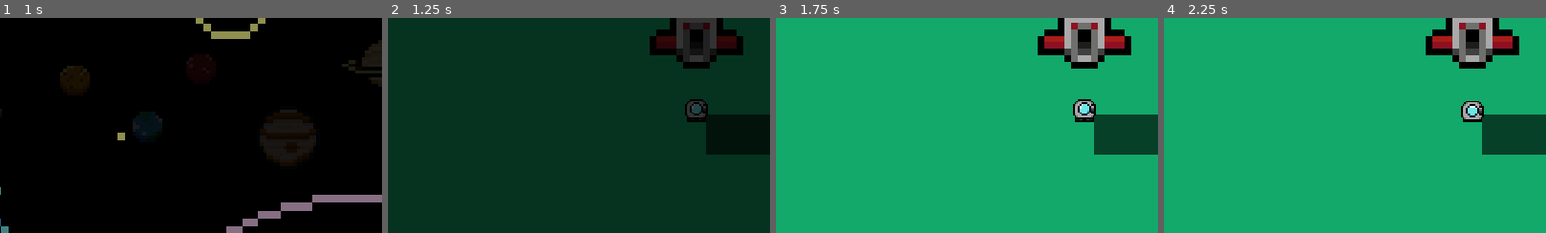
Above: before the commit, frames 1-4 (left to right).
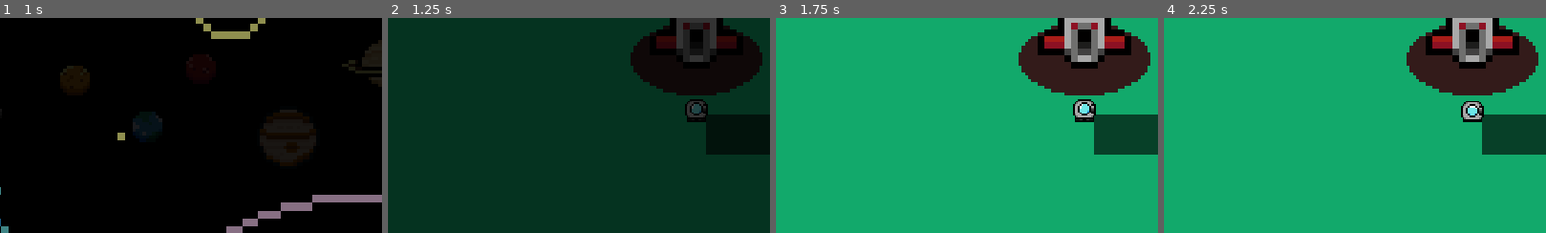
Above: after the commit, the same moments.

Repository: nntnta/Planetary-Rendezvous
Game: Godot game, scene res://main_scene/planet_select.tscn
The game is run twice, just before and just after one commit, with the same random seed, the same clock (stepped at 60 frames per second) and the same inputs. This scene is started directly instead of the project's main scene.
Inputs (mouse positions are % of the whole screen's width and height, from its top left):
- Up to frame 1 (1 s): click (29, 53) at 0.5 s
- Up to frame 2 (1.25 s): no input
- Up to frame 3 (1.75 s): click (5, 90) at 1.25 s
- Up to frame 4 (2.25 s): click (13, 90) at 2 s
The pictures show only the part of the screen within x 10-60%, y 28-78%; the shares and areas given below are measured in that part.

Frame 1 is identical in both runs. In frame 2, 5.4% of the frame differs, in the area x 63-98%, y 3-36%; in frame 3, 5.4%; in frame 4, 5.4%.

Commit message:
54

Diff:
--- a/main_scene/start_scene.tscn
+++ b/main_scene/start_scene.tscn
@@ -20,34 +20,6 @@
 [ext_resource type="Texture2D" uid="uid://bncqyv4ur5e5x" path="res://pics/inventory_stuff/unique_uranus.png" id="18_acrvp"]
 [ext_resource type="Texture2D" uid="uid://dyjkd7hpqdgn0" path="res://pics/inventory_stuff/unique_venus.png" id="19_a8obm"]
 
-[sub_resource type="Animation" id="Animation_lnjmq"]
-resource_name = "start"
-length = 3.6
-tracks/0/type = "value"
-tracks/0/imported = false
-tracks/0/enabled = true
-tracks/0/path = NodePath("bg:self_modulate")
-tracks/0/interp = 1
-tracks/0/loop_wrap = true
-tracks/0/keys = {
-"times": PackedFloat32Array(0, 3),
-"transitions": PackedFloat32Array(1, 1),
-"update": 0,
-"values": [Color(0, 0, 0, 1), Color(1, 1, 1, 1)]
-}
-tracks/1/type = "value"
-tracks/1/imported = false
-tracks/1/enabled = true
-tracks/1/path = NodePath("Label1:visible")
-tracks/1/interp = 1
-tracks/1/loop_wrap = true
-tracks/1/keys = {
-"times": PackedFloat32Array(0, 3.2),
-"transitions": PackedFloat32Array(1, 1),
-"update": 1,
-"values": [false, true]
-}
-
 [sub_resource type="Animation" id="Animation_v7pin"]
 resource_name = "first"
 tracks/0/type = "value"
@@ -100,6 +72,34 @@
 "transitions": PackedFloat32Array(1),
 "update": 1,
 "values": [false]
+}
+
+[sub_resource type="Animation" id="Animation_lnjmq"]
+resource_name = "start"
+length = 3.6
+tracks/0/type = "value"
+tracks/0/imported = false
+tracks/0/enabled = true
+tracks/0/path = NodePath("bg:self_modulate")
+tracks/0/interp = 1
+tracks/0/loop_wrap = true
+tracks/0/keys = {
+"times": PackedFloat32Array(0, 3),
+"transitions": PackedFloat32Array(1, 1),
+"update": 0,
+"values": [Color(0, 0, 0, 1), Color(1, 1, 1, 1)]
+}
+tracks/1/type = "value"
+tracks/1/imported = false
+tracks/1/enabled = true
+tracks/1/path = NodePath("Label1:visible")
+tracks/1/interp = 1
+tracks/1/loop_wrap = true
+tracks/1/keys = {
+"times": PackedFloat32Array(0, 3.2),
+"transitions": PackedFloat32Array(1, 1),
+"update": 1,
+"values": [false, true]
 }
 
 [sub_resource type="Animation" id="Animation_03ltg"]
--- a/planets/earth/earth.gd
+++ b/planets/earth/earth.gd
@@ -35,11 +35,13 @@
 func _on_takeoff_area_entered(area):
 	if area.is_in_group('player'):
 		Transition.takeOffArea = true
+		$spawn_player/area.frame_coords = Vector2(0,1)
 
 
 func _on_takeoff_area_exited(area):
 	if area.is_in_group('player'):
 		Transition.takeOffArea = false
+		$spawn_player/area.frame_coords = Vector2(0,0)
 
 func mineral_spawn():
 	var i = 0
--- a/planets/earth/earth.tscn
+++ b/planets/earth/earth.tscn
@@ -16,6 +16,7 @@
 [ext_resource type="Texture2D" uid="uid://bncqyv4ur5e5x" path="res://pics/inventory_stuff/unique_uranus.png" id="10_x8o0v"]
 [ext_resource type="Texture2D" uid="uid://b33x7nya0mtbi" path="res://pics/inventory_stuff/unique_neptune.png" id="11_wl36s"]
 [ext_resource type="Texture2D" uid="uid://cv41x0lrgl7bp" path="res://pics/inventory_stuff/unique_pluto.png" id="12_vc5qo"]
+[ext_resource type="Texture2D" uid="uid://2brsiksa131g" path="res://pics/player/takeoff_area.png" id="14_8dftq"]
 
 [sub_resource type="CircleShape2D" id="CircleShape2D_ltwxk"]
 radius = 135.015
@@ -568,6 +569,13 @@
 shape = SubResource("CircleShape2D_b2ml7")
 debug_color = Color(0.419608, 0.603922, 0, 0.419608)
 
+[node name="area" type="Sprite2D" parent="spawn_player"]
+z_index = -1
+position = Vector2(0, -88)
+scale = Vector2(0.5, 0.5)
+texture = ExtResource("14_8dftq")
+vframes = 2
+
 [node name="natural_drops" type="Node2D" parent="."]
 
 [node name="starter_pickaxe" type="Node2D" parent="natural_drops"]
--- a/planets/jupiter/jupiter.gd
+++ b/planets/jupiter/jupiter.gd
@@ -34,11 +34,13 @@
 func _on_takeoff_area_entered(area):
 	if area.is_in_group('player'):
 		Transition.takeOffArea = true
+		$spawn_player/area.frame_coords = Vector2(0,1)
 
 
 func _on_takeoff_area_exited(area):
 	if area.is_in_group('player'):
 		Transition.takeOffArea = false
+		$spawn_player/area.frame_coords = Vector2(0,0)
 
 
 func _on_exit_area_area_entered(area):
--- a/planets/jupiter/jupiter.tscn
+++ b/planets/jupiter/jupiter.tscn
@@ -1,10 +1,11 @@
-[gd_scene load_steps=18 format=3 uid="uid://2fn8jb7l7xpi"]
+[gd_scene load_steps=19 format=3 uid="uid://2fn8jb7l7xpi"]
 
 [ext_resource type="Script" path="res://planets/jupiter/jupiter.gd" id="1_2rx63"]
 [ext_resource type="PackedScene" uid="uid://br5vkv7cpawkf" path="res://enemy/orange_critter.tscn" id="2_pgxa8"]
 [ext_resource type="PackedScene" uid="uid://sc8xm7aym51d" path="res://player/player.tscn" id="2_r5jse"]
 [ext_resource type="Texture2D" uid="uid://bmxowqwctb54t" path="res://pics/bg/mercury_background.png" id="3_m7dp1"]
 [ext_resource type="Texture2D" uid="uid://dpttmph86baid" path="res://pics/player/rocket.png" id="4_meer0"]
+[ext_resource type="Texture2D" uid="uid://2brsiksa131g" path="res://pics/player/takeoff_area.png" id="5_05ejk"]
 [ext_resource type="Script" path="res://planets/jupiter/starter_ranged.gd" id="5_qw25a"]
 [ext_resource type="Texture2D" uid="uid://dqed8q3c778bw" path="res://pics/tools/ranged_weapon.png" id="6_g6px3"]
 [ext_resource type="PackedScene" uid="uid://mm1dfgdynt77" path="res://loots/uniques/unique_reward.tscn" id="8_7ccii"]
@@ -150,6 +151,13 @@
 shape = SubResource("CircleShape2D_xh2ko")
 debug_color = Color(0.419608, 0.603922, 0, 0.419608)
 
+[node name="area" type="Sprite2D" parent="spawn_player"]
+z_index = -1
+position = Vector2(0, -88)
+scale = Vector2(0.5, 0.5)
+texture = ExtResource("5_05ejk")
+vframes = 2
+
 [node name="natural_drops" type="Node2D" parent="."]
 
 [node name="starter_ranged" type="Node2D" parent="natural_drops"]
--- a/planets/mars/mars.gd
+++ b/planets/mars/mars.gd
@@ -25,11 +25,13 @@
 func _on_takeoff_area_entered(area):
 	if area.is_in_group('player'):
 		Transition.takeOffArea = true
+		$spawn_player/area.frame_coords = Vector2(0,1)
 
 
 func _on_takeoff_area_exited(area):
 	if area.is_in_group('player'):
 		Transition.takeOffArea = false
+		$spawn_player/area.frame_coords = Vector2(0,0)
 
 func mineral_spawn():
 	var i = 0
--- a/planets/mars/mars.tscn
+++ b/planets/mars/mars.tscn
@@ -1,9 +1,10 @@
-[gd_scene load_steps=18 format=3 uid="uid://b8y5q7rqiee2v"]
+[gd_scene load_steps=19 format=3 uid="uid://b8y5q7rqiee2v"]
 
 [ext_resource type="Script" path="res://planets/mars/mars.gd" id="1_g8fur"]
 [ext_resource type="PackedScene" uid="uid://sc8xm7aym51d" path="res://player/player.tscn" id="2_ax6wt"]
 [ext_resource type="PackedScene" uid="uid://bc82m3np056ip" path="res://loots/minerals.tscn" id="3_t6x2j"]
 [ext_resource type="Texture2D" uid="uid://bmxowqwctb54t" path="res://pics/bg/mercury_background.png" id="4_ed7jo"]
+[ext_resource type="Texture2D" uid="uid://2brsiksa131g" path="res://pics/player/takeoff_area.png" id="5_ilky5"]
 [ext_resource type="Texture2D" uid="uid://dpttmph86baid" path="res://pics/player/rocket.png" id="5_u4saq"]
 [ext_resource type="Script" path="res://planets/mars/starter_baton.gd" id="6_5yubr"]
 [ext_resource type="Texture2D" uid="uid://dah7umefqolcn" path="res://pics/tools/melee_weapon.png" id="7_hwfxb"]
@@ -162,6 +163,13 @@
 shape = SubResource("CircleShape2D_6vaba")
 debug_color = Color(0.419608, 0.603922, 0, 0.419608)
 
+[node name="area" type="Sprite2D" parent="spawn_player"]
+z_index = -1
+position = Vector2(0, -88)
+scale = Vector2(0.5, 0.5)
+texture = ExtResource("5_ilky5")
+vframes = 2
+
 [node name="natural_drops" type="Node2D" parent="."]
 
 [node name="starter_baton" type="Node2D" parent="natural_drops"]
--- a/planets/mercury/mercury.gd
+++ b/planets/mercury/mercury.gd
@@ -25,11 +25,12 @@
 func _on_takeoff_area_entered(area):
 	if area.is_in_group('player'):
 		Transition.takeOffArea = true
-
+		$spawn_player/area.frame_coords = Vector2(0,1)
 
 func _on_takeoff_area_exited(area):
 	if area.is_in_group('player'):
 		Transition.takeOffArea = false
+		$spawn_player/area.frame_coords = Vector2(0,0)
 
 func mineral_spawn():
 	var i = 0
--- a/planets/mercury/mercury.tscn
+++ b/planets/mercury/mercury.tscn
@@ -1,9 +1,10 @@
-[gd_scene load_steps=11 format=3 uid="uid://daxj17mon6ks8"]
+[gd_scene load_steps=12 format=3 uid="uid://daxj17mon6ks8"]
 
 [ext_resource type="Script" path="res://planets/mercury/mercury.gd" id="1_hgf0m"]
 [ext_resource type="PackedScene" uid="uid://sc8xm7aym51d" path="res://player/player.tscn" id="2_tjwwk"]
 [ext_resource type="PackedScene" uid="uid://bc82m3np056ip" path="res://loots/minerals.tscn" id="3_sigxt"]
 [ext_resource type="Texture2D" uid="uid://bmxowqwctb54t" path="res://pics/bg/mercury_background.png" id="4_4o30c"]
+[ext_resource type="Texture2D" uid="uid://2brsiksa131g" path="res://pics/player/takeoff_area.png" id="5_8d1fi"]
 [ext_resource type="Texture2D" uid="uid://dpttmph86baid" path="res://pics/player/rocket.png" id="5_e35jp"]
 [ext_resource type="PackedScene" uid="uid://mm1dfgdynt77" path="res://loots/uniques/unique_reward.tscn" id="6_qt4dg"]
 
@@ -75,6 +76,13 @@
 shape = SubResource("CircleShape2D_pgr7u")
 debug_color = Color(0.419608, 0.603922, 0, 0.419608)
 
+[node name="area" type="Sprite2D" parent="spawn_player"]
+z_index = -1
+position = Vector2(0, -88)
+scale = Vector2(0.5, 0.5)
+texture = ExtResource("5_8d1fi")
+vframes = 2
+
 [node name="ParallaxBackground" type="ParallaxBackground" parent="."]
 
 [node name="ParallaxLayer" type="ParallaxLayer" parent="ParallaxBackground"]
--- a/planets/neptune/neptune.gd
+++ b/planets/neptune/neptune.gd
@@ -27,11 +27,12 @@
 func _on_takeoff_area_entered(area):
 	if area.is_in_group('player'):
 		Transition.takeOffArea = true
-
+		$spawn_player/area.frame_coords = Vector2(0,1)
 
 func _on_takeoff_area_exited(area):
 	if area.is_in_group('player'):
 		Transition.takeOffArea = false
+		$spawn_player/area.frame_coords = Vector2(0,0)
 
 func neptune_boss_spawn():
 	var boss_spawner = boss.instantiate()
--- a/planets/neptune/neptune.tscn
+++ b/planets/neptune/neptune.tscn
@@ -1,10 +1,11 @@
-[gd_scene load_steps=11 format=3 uid="uid://ddrv3rykexuy"]
+[gd_scene load_steps=12 format=3 uid="uid://ddrv3rykexuy"]
 
 [ext_resource type="Script" path="res://planets/neptune/neptune.gd" id="1_434ty"]
 [ext_resource type="PackedScene" uid="uid://sc8xm7aym51d" path="res://player/player.tscn" id="2_bnsqq"]
 [ext_resource type="PackedScene" uid="uid://bljf8fqb6j11o" path="res://enemy/neptune_boss.tscn" id="3_f1aia"]
 [ext_resource type="Texture2D" uid="uid://bmxowqwctb54t" path="res://pics/bg/mercury_background.png" id="3_r2p6v"]
 [ext_resource type="Texture2D" uid="uid://dpttmph86baid" path="res://pics/player/rocket.png" id="4_ivn7f"]
+[ext_resource type="Texture2D" uid="uid://2brsiksa131g" path="res://pics/player/takeoff_area.png" id="5_hey6s"]
 [ext_resource type="PackedScene" uid="uid://mm1dfgdynt77" path="res://loots/uniques/unique_reward.tscn" id="5_ok0yh"]
 
 [sub_resource type="CircleShape2D" id="CircleShape2D_bkmdn"]
@@ -73,6 +74,13 @@
 shape = SubResource("CircleShape2D_pinvi")
 debug_color = Color(0.419608, 0.603922, 0, 0.419608)
 
+[node name="area" type="Sprite2D" parent="spawn_player"]
+z_index = -1
+position = Vector2(0, -88)
+scale = Vector2(0.5, 0.5)
+texture = ExtResource("5_hey6s")
+vframes = 2
+
 [node name="ParallaxBackground" type="ParallaxBackground" parent="."]
 
 [node name="ParallaxLayer" type="ParallaxLayer" parent="ParallaxBackground"]
--- a/planets/pluto/pluto.gd
+++ b/planets/pluto/pluto.gd
@@ -29,11 +29,13 @@
 func _on_takeoff_area_entered(area):
 	if area.is_in_group('player'):
 		Transition.takeOffArea = true
+		$spawn_player/area.frame_coords = Vector2(0,1)
 
 
 func _on_takeoff_area_exited(area):
 	if area.is_in_group('player'):
 		Transition.takeOffArea = false
+		$spawn_player/area.frame_coords = Vector2(0,0)
 
 func catepillar_spawn():
 	var catepillar_spawner = catepillar.instantiate()
--- a/planets/pluto/pluto.tscn
+++ b/planets/pluto/pluto.tscn
@@ -6,6 +6,7 @@
 [ext_resource type="PackedScene" uid="uid://2siix5tgf0k1" path="res://enemy/catepillar.tscn" id="3_tdwh4"]
 [ext_resource type="Texture2D" uid="uid://dpttmph86baid" path="res://pics/player/rocket.png" id="4_4n3qn"]
 [ext_resource type="PackedScene" uid="uid://mm1dfgdynt77" path="res://loots/uniques/unique_reward.tscn" id="5_sim7w"]
+[ext_resource type="Texture2D" uid="uid://2brsiksa131g" path="res://pics/player/takeoff_area.png" id="5_xhl81"]
 
 [sub_resource type="CircleShape2D" id="CircleShape2D_hot70"]
 radius = 73.03
@@ -75,6 +76,13 @@
 shape = SubResource("CircleShape2D_75exb")
 debug_color = Color(0.419608, 0.603922, 0, 0.419608)
 
+[node name="area" type="Sprite2D" parent="spawn_player"]
+z_index = -1
+position = Vector2(0, -88)
+scale = Vector2(0.5, 0.5)
+texture = ExtResource("5_xhl81")
+vframes = 2
+
 [node name="ParallaxBackground" type="ParallaxBackground" parent="."]
 
 [node name="ParallaxLayer" type="ParallaxLayer" parent="ParallaxBackground"]
--- a/planets/saturn/saturn.gd
+++ b/planets/saturn/saturn.gd
@@ -60,11 +60,13 @@
 func _on_takeoff_area_entered(area):
 	if area.is_in_group('player'):
 		Transition.takeOffArea = true
+		$spawn_player/area.frame_coords = Vector2(0,1)
 
 
 func _on_takeoff_area_exited(area):
 	if area.is_in_group('player'):
 		Transition.takeOffArea = false
+		$spawn_player/area.frame_coords = Vector2(0,0)
 
 func leaf_check():
 	match deflected_dead:
--- a/planets/saturn/saturn.tscn
+++ b/planets/saturn/saturn.tscn
@@ -1,10 +1,11 @@
-[gd_scene load_steps=21 format=3 uid="uid://unvxioa0yyk1"]
+[gd_scene load_steps=22 format=3 uid="uid://unvxioa0yyk1"]
 
 [ext_resource type="Script" path="res://planets/saturn/saturn.gd" id="1_1f5vk"]
 [ext_resource type="PackedScene" uid="uid://sc8xm7aym51d" path="res://player/player.tscn" id="2_38etp"]
 [ext_resource type="PackedScene" uid="uid://cgqtjlhp4xhsg" path="res://enemy/green_critter.tscn" id="3_ewirs"]
 [ext_resource type="Texture2D" uid="uid://bmxowqwctb54t" path="res://pics/bg/mercury_background.png" id="3_tpbgs"]
 [ext_resource type="Texture2D" uid="uid://dpttmph86baid" path="res://pics/player/rocket.png" id="4_4ks05"]
+[ext_resource type="Texture2D" uid="uid://2brsiksa131g" path="res://pics/player/takeoff_area.png" id="5_gnam2"]
 [ext_resource type="Texture2D" uid="uid://wd2av2y68jqg" path="res://pics/tools/banana_altar.png" id="6_55u8p"]
 [ext_resource type="PackedScene" uid="uid://mm1dfgdynt77" path="res://loots/uniques/unique_reward.tscn" id="6_ex8ik"]
 [ext_resource type="Texture2D" uid="uid://dua8yku5045be" path="res://pics/tools/altar_leaves.png" id="7_wrqyk"]
@@ -206,6 +207,13 @@
 shape = SubResource("CircleShape2D_ic4g5")
 debug_color = Color(0.419608, 0.603922, 0, 0.419608)
 
+[node name="area" type="Sprite2D" parent="spawn_player"]
+z_index = -1
+position = Vector2(0, -88)
+scale = Vector2(0.5, 0.5)
+texture = ExtResource("5_gnam2")
+vframes = 2
+
 [node name="ParallaxBackground" type="ParallaxBackground" parent="."]
 
 [node name="ParallaxLayer" type="ParallaxLayer" parent="ParallaxBackground"]
--- a/planets/uranus/uranus.gd
+++ b/planets/uranus/uranus.gd
@@ -27,11 +27,13 @@
 func _on_takeoff_area_entered(area):
 	if area.is_in_group('player'):
 		Transition.takeOffArea = true
+		$spawn_player/area.frame_coords = Vector2(0,1)
 
 
 func _on_takeoff_area_exited(area):
 	if area.is_in_group('player'):
 		Transition.takeOffArea = false
+		$spawn_player/area.frame_coords = Vector2(0,0)
 
 func frostblade_spawn():
 	var frostblade_spawner = frostblade.instantiate()
--- a/planets/uranus/uranus.tscn
+++ b/planets/uranus/uranus.tscn
@@ -1,10 +1,11 @@
-[gd_scene load_steps=18 format=3 uid="uid://cntul2jy054a8"]
+[gd_scene load_steps=19 format=3 uid="uid://cntul2jy054a8"]
 
 [ext_resource type="Script" path="res://planets/uranus/uranus.gd" id="1_xbgjy"]
 [ext_resource type="PackedScene" uid="uid://sc8xm7aym51d" path="res://player/player.tscn" id="2_t4y1b"]
 [ext_resource type="PackedScene" uid="uid://dwlvd0bbp4q81" path="res://player/weapon/ice_covered_frostblade.tscn" id="3_oe72h"]
 [ext_resource type="Texture2D" uid="uid://bmxowqwctb54t" path="res://pics/bg/mercury_background.png" id="3_pn5oo"]
 [ext_resource type="Texture2D" uid="uid://dpttmph86baid" path="res://pics/player/rocket.png" id="4_b6ls2"]
+[ext_resource type="Texture2D" uid="uid://2brsiksa131g" path="res://pics/player/takeoff_area.png" id="5_5ehwe"]
 [ext_resource type="Script" path="res://planets/uranus/minimap_device.gd" id="5_uffvt"]
 [ext_resource type="Texture2D" uid="uid://b1k2uknujbaw3" path="res://pics/player/minimap_device.png" id="6_c8j7d"]
 [ext_resource type="PackedScene" uid="uid://mm1dfgdynt77" path="res://loots/uniques/unique_reward.tscn" id="6_ni5mg"]
@@ -53,7 +54,7 @@
 "times": PackedFloat32Array(0.6, 1.4),
 "transitions": PackedFloat32Array(1, 1),
 "update": 0,
-"values": [Vector2(-214, 706), Vector2(-214, 716)]
+"values": [Vector2(228, 624), Vector2(228, 634)]
 }
 
 [sub_resource type="Animation" id="Animation_whfcy"]
@@ -160,10 +161,17 @@
 shape = SubResource("CircleShape2D_b5ud2")
 debug_color = Color(0.419608, 0.603922, 0, 0.419608)
 
+[node name="area" type="Sprite2D" parent="spawn_player"]
+z_index = -1
+position = Vector2(0, -88)
+scale = Vector2(0.5, 0.5)
+texture = ExtResource("5_5ehwe")
+vframes = 2
+
 [node name="natural_drops" type="Node2D" parent="."]
 
 [node name="minimap_device" type="Node2D" parent="natural_drops"]
-position = Vector2(-214, 711)
+position = Vector2(228, 629)
 scale = Vector2(0.975, 1.025)
 script = ExtResource("5_uffvt")
 
--- a/planets/venus/venus.gd
+++ b/planets/venus/venus.gd
@@ -27,11 +27,13 @@
 func _on_takeoff_area_entered(area):
 	if area.is_in_group('player'):
 		Transition.takeOffArea = true
+		$spawn_player/area.frame_coords = Vector2(0,1)
 
 
 func _on_takeoff_area_exited(area):
 	if area.is_in_group('player'):
 		Transition.takeOffArea = false
+		$spawn_player/area.frame_coords = Vector2(0,0)
 
 func mineral_spawn():
 	var i = 0
--- a/planets/venus/venus.tscn
+++ b/planets/venus/venus.tscn
@@ -1,10 +1,11 @@
-[gd_scene load_steps=12 format=3 uid="uid://cgneskmpkp4wg"]
+[gd_scene load_steps=13 format=3 uid="uid://cgneskmpkp4wg"]
 
 [ext_resource type="Script" path="res://planets/venus/venus.gd" id="1_avxae"]
 [ext_resource type="PackedScene" uid="uid://sc8xm7aym51d" path="res://player/player.tscn" id="2_whf08"]
 [ext_resource type="PackedScene" uid="uid://bc82m3np056ip" path="res://loots/minerals.tscn" id="3_5p1lm"]
 [ext_resource type="PackedScene" uid="uid://brn3awedrtvuc" path="res://loots/florals.tscn" id="4_2bdhc"]
 [ext_resource type="Texture2D" uid="uid://bmxowqwctb54t" path="res://pics/bg/mercury_background.png" id="5_hjf8n"]
+[ext_resource type="Texture2D" uid="uid://2brsiksa131g" path="res://pics/player/takeoff_area.png" id="6_n5858"]
 [ext_resource type="Texture2D" uid="uid://dpttmph86baid" path="res://pics/player/rocket.png" id="6_qrihu"]
 [ext_resource type="PackedScene" uid="uid://mm1dfgdynt77" path="res://loots/uniques/unique_reward.tscn" id="7_uwj0e"]
 
@@ -77,6 +78,13 @@
 shape = SubResource("CircleShape2D_ffhtp")
 debug_color = Color(0.419608, 0.603922, 0, 0.419608)
 
+[node name="area" type="Sprite2D" parent="spawn_player"]
+z_index = -1
+position = Vector2(0, -88)
+scale = Vector2(0.5, 0.5)
+texture = ExtResource("6_n5858")
+vframes = 2
+
 [node name="ParallaxBackground" type="ParallaxBackground" parent="."]
 
 [node name="ParallaxLayer" type="ParallaxLayer" parent="ParallaxBackground"]
--- a/player/player.tscn
+++ b/player/player.tscn
@@ -56,7 +56,7 @@
 }
 tracks/2/type = "value"
 tracks/2/imported = false
-tracks/2/enabled = true
+tracks/2/enabled = false
 tracks/2/path = NodePath("tools/pickaxe/pickaxe:frame_coords")
 tracks/2/interp = 1
 tracks/2/loop_wrap = true
--- a/player/player_interface.gd
+++ b/player/player_interface.gd
@@ -5,6 +5,9 @@
 var inv3 = false
 var find_unique = 'The unique resource has shown itself. Get ahold of it.'
 var lack_exp  = 'Gather more EXP on the planet.'
+var offering = 'Offer all uniques to the altar on Earth.'
+var lack_offer = 'Gather all the unique resource from other planets.'
+var unique_got = 'The unique resource is acquired.'
 # Called when the node enters the scene tree for the first time.
 func _ready():
 	$hpBar/hp.visible = false
@@ -198,9 +201,12 @@
 
 
 func _on_mercury_mouse_entered():
-	if $exp/mercury.value >= $exp/mercury.max_value:
-		$exp/done.visible = true
-		$exp/done.text = find_unique
+	if $exp/mercury.value >= $exp/mercury.max_value && !global.unique_mercury_dropped:
+		$exp/done.visible = true
+		$exp/done.text = find_unique
+	elif global.unique_mercury_dropped:
+		$exp/done.visible = true
+		$exp/done.text = unique_got
 	else:
 		$exp/done.visible = true
 		$exp/done.text = lack_exp
@@ -210,9 +216,12 @@
 
 
 func _on_venus_mouse_entered():
-	if $exp/venus.value >= $exp/venus.max_value:
-		$exp/done.visible = true
-		$exp/done.text = find_unique
+	if $exp/venus.value >= $exp/venus.max_value && !global.unique_venus_dropped:
+		$exp/done.visible = true
+		$exp/done.text = find_unique
+	elif global.unique_venus_dropped:
+		$exp/done.visible = true
+		$exp/done.text = unique_got
 	else:
 		$exp/done.visible = true
 		$exp/done.text = lack_exp
@@ -222,9 +231,12 @@
 
 
 func _on_mars_mouse_entered():
-	if $exp/mars.value >= $exp/mars.max_value:
-		$exp/done.visible = true
-		$exp/done.text = find_unique
+	if $exp/mars.value >= $exp/mars.max_value && !global.unique_mars_dropped:
+		$exp/done.visible = true
+		$exp/done.text = find_unique
+	elif global.unique_mars_dropped:
+		$exp/done.visible = true
+		$exp/done.text = unique_got
 	else:
 		$exp/done.visible = true
 		$exp/done.text = lack_exp
@@ -234,9 +246,12 @@
 
 
 func _on_jupiter_mouse_entered():
-	if $exp/jupiter.value >= $exp/jupiter.max_value:
-		$exp/done.visible = true
-		$exp/done.text = find_unique
+	if $exp/jupiter.value >= $exp/jupiter.max_value && !global.unique_jupiter_dropped:
+		$exp/done.visible = true
+		$exp/done.text = find_unique
+	elif global.unique_jupiter_dropped:
+		$exp/done.visible = true
+		$exp/done.text = unique_got
 	else:
 		$exp/done.visible = true
 		$exp/done.text = lack_exp
@@ -246,9 +261,12 @@
 
 
 func _on_saturn_mouse_entered():
-	if $exp/saturn.value >= $exp/saturn.max_value:
-		$exp/done.visible = true
-		$exp/done.text = find_unique
+	if $exp/saturn.value >= $exp/saturn.max_value && !global.unique_saturn_dropped:
+		$exp/done.visible = true
+		$exp/done.text = find_unique
+	elif global.unique_saturn_dropped:
+		$exp/done.visible = true
+		$exp/done.text = unique_got
 	else:
 		$exp/done.visible = true
 		$exp/done.text = lack_exp
@@ -258,9 +276,12 @@
 
 
 func _on_uranus_mouse_entered():
-	if $exp/uranus.value >= $exp/uranus.max_value:
-		$exp/done.visible = true
-		$exp/done.text = find_unique
+	if $exp/uranus.value >= $exp/uranus.max_value && !global.unique_uranus_dropped:
+		$exp/done.visible = true
+		$exp/done.text = find_unique
+	elif global.unique_uranus_dropped:
+		$exp/done.visible = true
+		$exp/done.text = unique_got
 	else:
 		$exp/done.visible = true
 		$exp/done.text = lack_exp
@@ -271,9 +292,12 @@
 
 
 func _on_neptune_mouse_entered():
-	if $exp/neptune.value >= $exp/neptune.max_value:
-		$exp/done.visible = true
-		$exp/done.text = find_unique
+	if $exp/neptune.value >= $exp/neptune.max_value && !global.unique_neptune_dropped:
+		$exp/done.visible = true
+		$exp/done.text = find_unique
+	elif global.unique_neptune_dropped:
+		$exp/done.visible = true
+		$exp/done.text = unique_got
 	else:
 		$exp/done.visible = true
 		$exp/done.text = lack_exp
@@ -283,12 +307,28 @@
 
 
 func _on_pluto_mouse_entered():
-	if $exp/pluto.value >= $exp/pluto.max_value:
-		$exp/done.visible = true
-		$exp/done.text = find_unique
+	if $exp/pluto.value >= $exp/pluto.max_value && !global.unique_pluto_dropped:
+		$exp/done.visible = true
+		$exp/done.text = find_unique
+	elif global.unique_pluto_dropped:
+		$exp/done.visible = true
+		$exp/done.text = unique_got
 	else:
 		$exp/done.visible = true
 		$exp/done.text = lack_exp
 
 func _on_pluto_mouse_exited():
 	$exp/done.visible = false
+
+
+func _on_earth_mouse_entered():
+	if global.unique_all_planets:
+		$exp/done.visible = true
+		$exp/done.text = offering
+	else:
+		$exp/done.visible = true
+		$exp/done.text = lack_offer
+
+
+func _on_earth_mouse_exited():
+	$exp/done.visible = false
--- a/player/player_interface.tscn
+++ b/player/player_interface.tscn
@@ -491,6 +491,8 @@
 [connection signal="mouse_exited" from="exp/mercury" to="." method="_on_mercury_mouse_exited"]
 [connection signal="mouse_entered" from="exp/venus" to="." method="_on_venus_mouse_entered"]
 [connection signal="mouse_exited" from="exp/venus" to="." method="_on_venus_mouse_exited"]
+[connection signal="mouse_entered" from="exp/earth" to="." method="_on_earth_mouse_entered"]
+[connection signal="mouse_exited" from="exp/earth" to="." method="_on_earth_mouse_exited"]
 [connection signal="mouse_entered" from="exp/mars" to="." method="_on_mars_mouse_entered"]
 [connection signal="mouse_exited" from="exp/mars" to="." method="_on_mars_mouse_exited"]
 [connection signal="mouse_entered" from="exp/jupiter" to="." method="_on_jupiter_mouse_entered"]
Not shown, changed: export_html/index.apple-touch-icon.png.import
Not shown, changed: export_html/index.icon.png.import
Not shown, changed: export_html/index.png.import
Binary file added: pics/player/takeoff_area.png
Not shown, added: pics/player/takeoff_area.png.import
Not shown: 1 places in planets/earth/earth.tscn that only renumber resources
Not shown: 1 places in planets/pluto/pluto.tscn that only renumber resources
Not shown, changed: export_html/index.pck
Not shown, changed: export_html/index.zip
